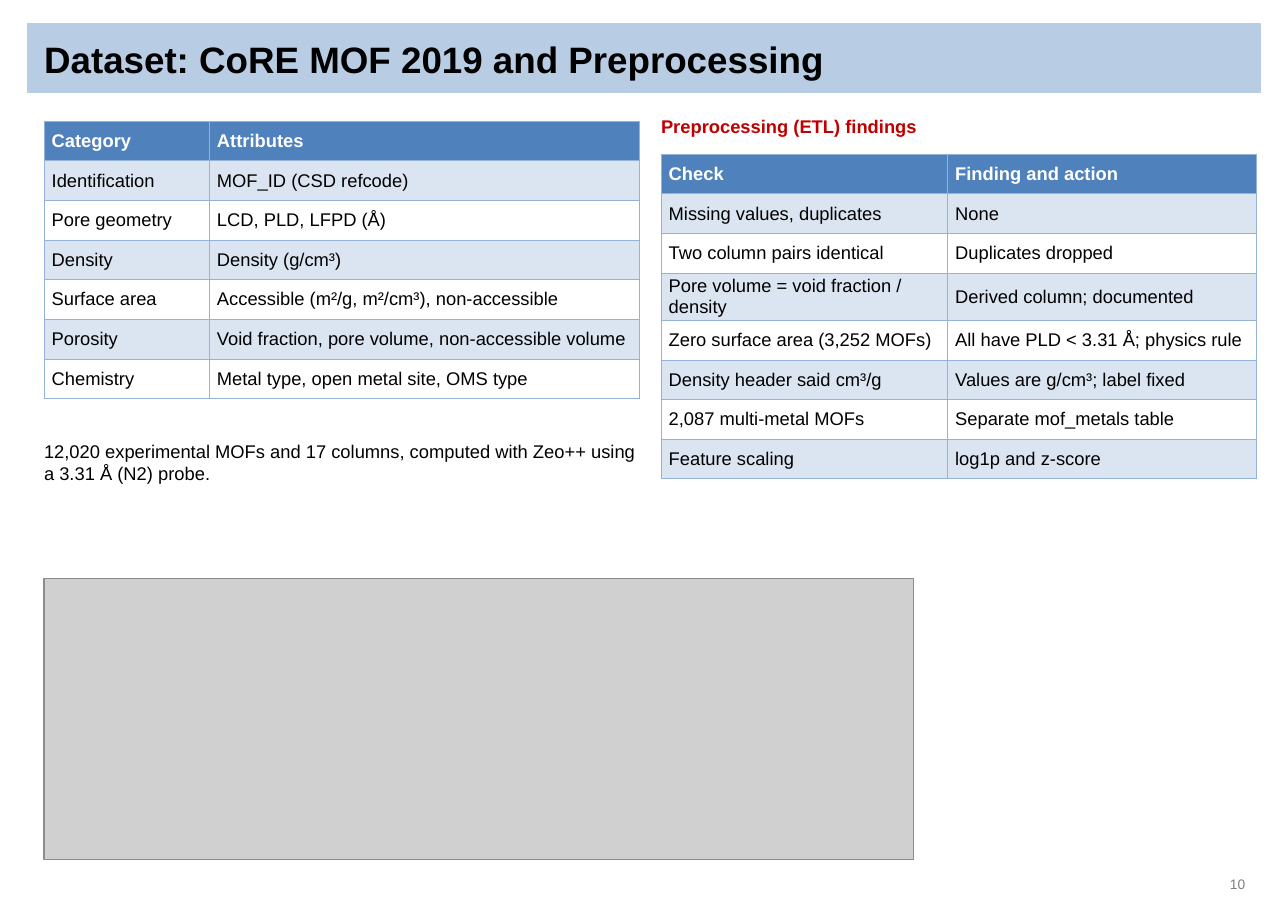
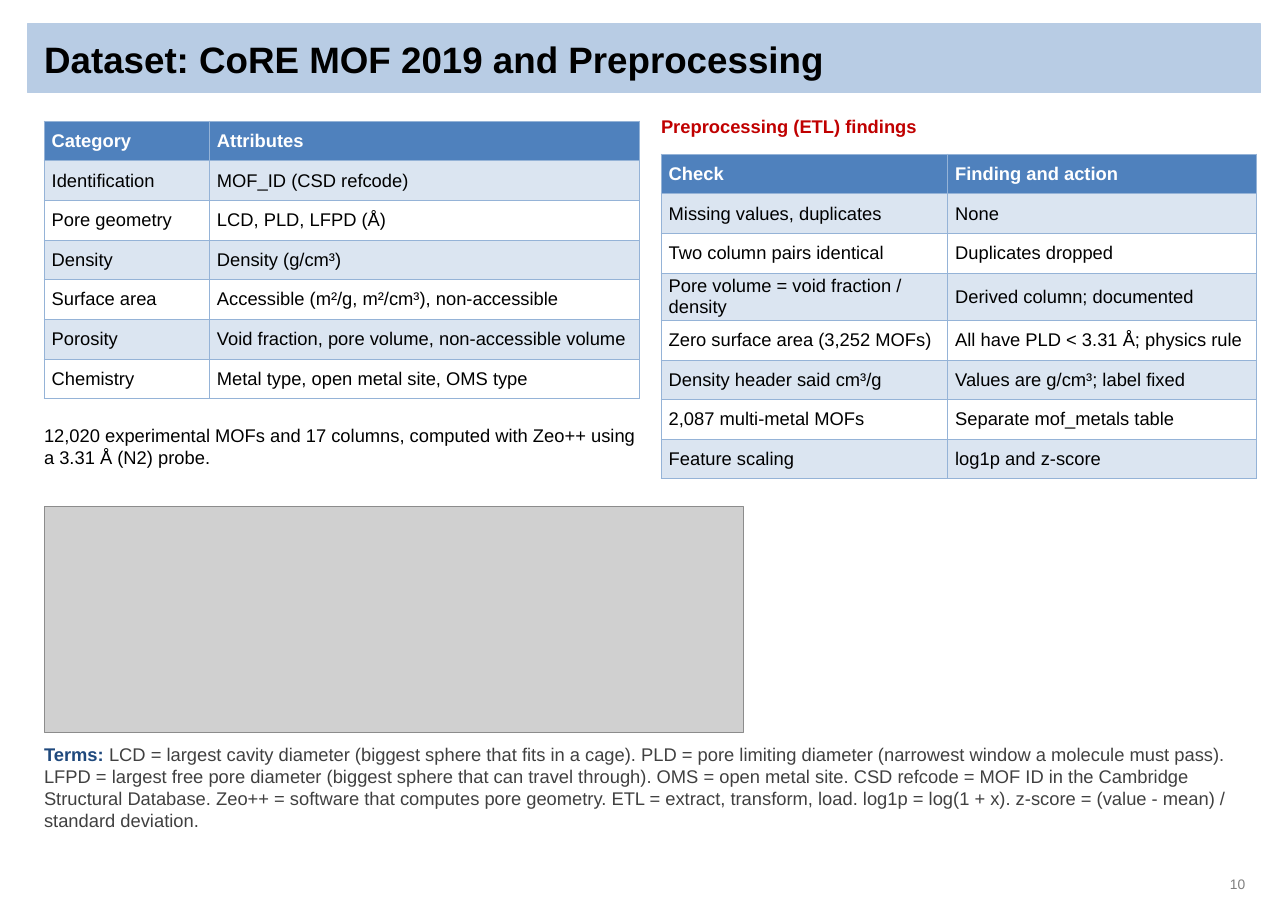
Before and after one commit to Sai-Mohith24/MOFChat-AI-Driven-Material-Recommendation-, a slide deck: slide 10 of reviews/final_review/MOFChat_Final_Review.pptx. Drawn at 1288x911 pixels with LibreOffice and Linux fonts; fonts in the diff are those of the drawing; grey boxes stand for pictures. Boxes give left, top, right and bottom in pixels: in the first picture for what was removed or moved away, otherwise in the second. Text is boxed around its words. In the diff, an @@ line names an element or a change of style, - is before the commit and + after.

```diff
--- a/reviews/final_review/MOFChat_Final_Review.pptx
+++ b/reviews/final_review/MOFChat_Final_Review.pptx
@@ text "12,020 experimental MOFs and 17 ...": place and size @@
-text "12,020 experimental MOFs and 17 ..." at (44, 444, 635, 484)
+text "12,020 experimental MOFs and 17 ..." at (44, 428, 635, 468)
@@ picture: place and size @@
-picture at (44, 578, 913, 859)
+picture at (44, 507, 744, 733)
@@ text added at (44, 747, 1224, 827), 12 pt, text #404040 @@
+Terms: LCD = largest cavity diameter (biggest sphere that fits in a cage). PLD = pore limiting diameter (narrowest window a molecule must pass). LFPD = largest free pore diameter (biggest sphere that can travel through). OMS = open metal site. CSD refcode = MOF ID in the Cambridge Structural Database. Zeo++ = software that computes pore geometry. ETL = extract, transform, load. log1p = log(1 + x). z-score = (value - mean) / standard deviation.
```
Also in this commit, not shown: 30 other slides changed, 3 other files.
